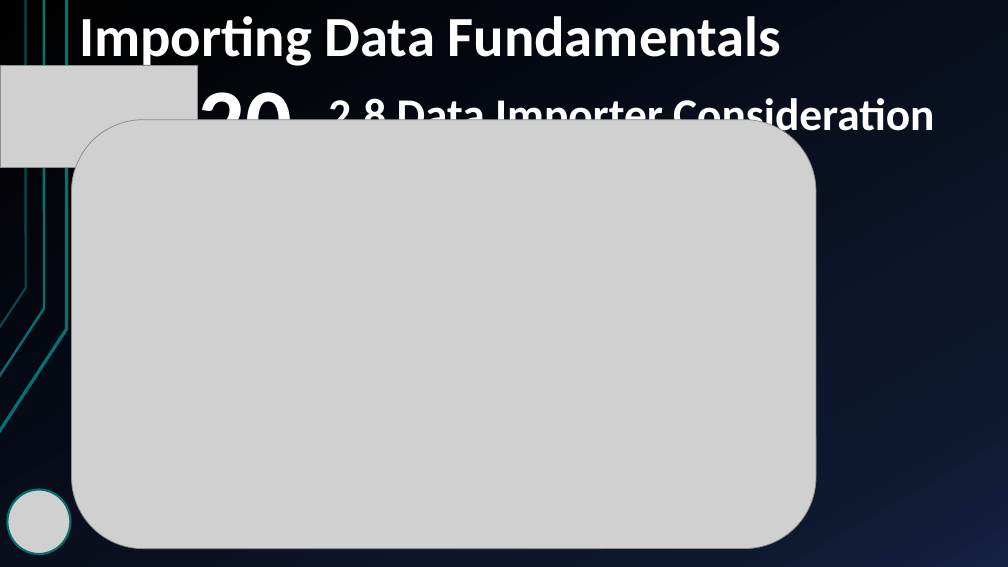
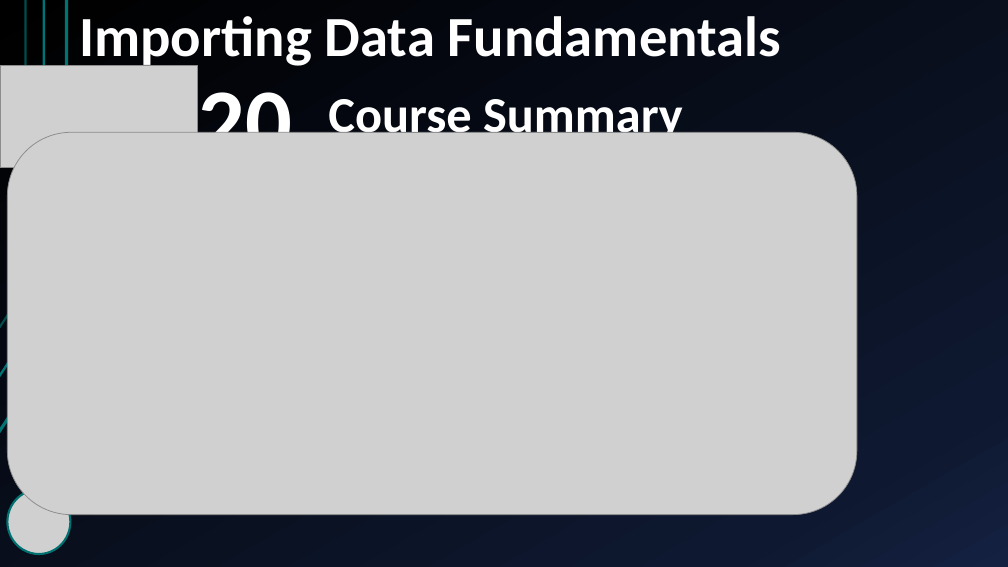
Before and after one commit to yasenstar/learn_graphdb, a slide deck: slide 21 of neo4j/import_data_fundamentals/Importing_Data_Fundamentals.pptx. Drawn at 1008x567 pixels with LibreOffice and Linux fonts; fonts in the diff are those of the drawing; grey boxes stand for pictures. Boxes give left, top, right and bottom in pixels: in the first picture for what was removed or moved away, otherwise in the second. Text is boxed around its words. In the diff, an @@ line names an element or a change of style, - is before the commit and + after.

```diff
--- a/neo4j/import_data_fundamentals/Importing_Data_Fundamentals.pptx
+++ b/neo4j/import_data_fundamentals/Importing_Data_Fundamentals.pptx
@@ title at <box>328,99,683,143</box>: text changed; size 43.2 to 48 pt @@
-2.8 Data Importer Consideration
+Course Summary
@@ picture: place and size @@
-picture at <box>72,119,817,548</box>
+picture at <box>8,132,857,515</box>
```
Also in this commit, not shown: 1 slide removed, 1 other file.
